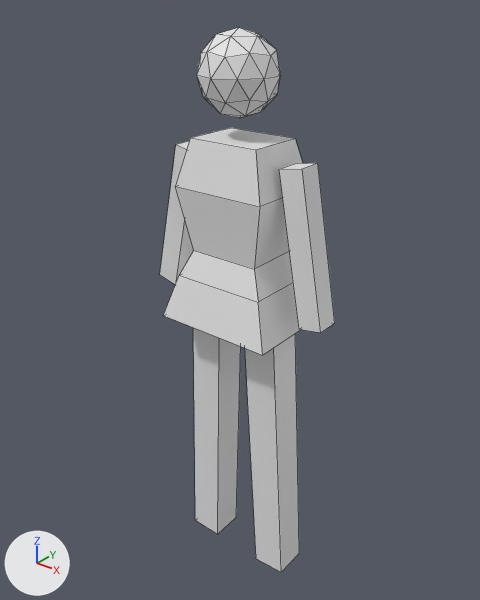
An edit to the Blender file data/character/dummy/dummy.blend, drawn before and after from the same camera.
The view is the same before and after, from a camera (50 mm lens) standing at (2.84, -3.58, 4.86) and looking at (-0.04, 0.02, 2.63). The axes (+X, +Y, +Z) are drawn at lower left. The lights are the same throughout. Mesh edges are drawn as thin lines.

Before the edit, the objects in view are built like this:
```python
me_cube = bpy.data.meshes.new('Cube')
me_cube.from_pydata(...)  # 20 vertices, 18 faces; spans x -1.29..1.29, y -1.29..1.29, z -1.0..1.0
me_cube_002 = bpy.data.meshes.new('Cube.002')
me_cube_002.from_pydata(...)  # a box spanning x -1.0..1.0, y -1.0..1.0, z -1.0..1.0
me_cube_004 = bpy.data.meshes.new('Cube.004')
me_cube_004.from_pydata([(-1.13, -1.0, -1.63), (-1.0, -1.0, 1.0), (-1.13, 1.0, -1.63), (-1.0, 1.0, 1.0), (0.87, -1.0, -1.63), (1.0, -1.0, 1.0), (0.87, 1.0, -1.63), (1.0, 1.0, 1.0)], [], [(0, 1, 3, 2), (2, 3, 7, 6), (6, 7, 5, 4), (4, 5, 1, 0), (2, 6, 4, 0), (7, 3, 1, 5)])
ob_cube = bpy.data.objects.new('Cube', me_cube)
ob_cube.location = (0.0, 0.0, 3.191)
ob_cube.scale = (0.372, 0.292, 0.68)
ob_cube_002 = bpy.data.objects.new('Cube.002', me_cube_002)
ob_cube_002.location = (0.568, 0.0, 3.199)
ob_cube_002.rotation_euler = (0.0, -0.187, 0.0)  # degrees (0, -11, 0)
ob_cube_002.scale = (0.0908, 0.0908, 0.564)
ob_cube_004 = bpy.data.objects.new('Cube.004', me_cube_004)
ob_cube_004.location = (-0.268, 0.0, 1.641)
ob_cube_004.rotation_euler = (0.0, 0.0195, 0.0)  # degrees (0, 1.1, 0)
ob_cube_004.scale = (0.137, 0.137, 0.849)
# also in view: 'Cube.003' at (0.33, 0.0, 1.37); 'Icosphere' at (-0.03, 0.01, 4.28); 'Cube.001' at (-0.58, 0.0, 3.2)
```
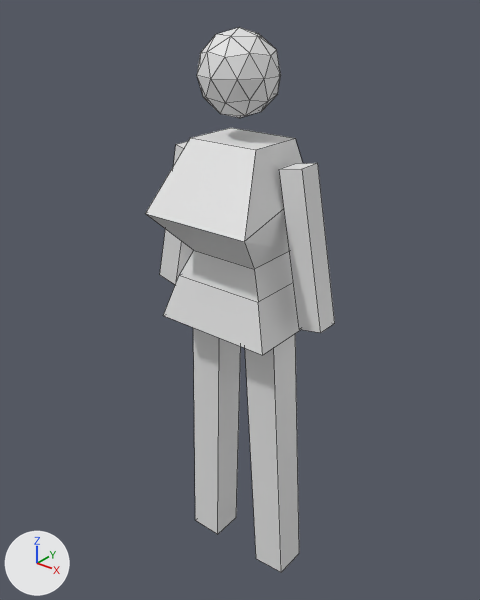
The newer file adds a shape key; the second version is drawn at full value of the shape key 'chest' of 'Cube', and the change is written as the vertex moves it makes.

Changed parts and their boxes (x1, y1, x2, y2) in the pictures (480 x 600 px; the box of a moved part takes in the faces that stretch with it):
```json
{"object": "Cube", "change": "reshaped", "before": [163, 128, 302, 355], "after": [145, 128, 302, 355], "on screen": "13% wider"}
{"part": 1, "of": "me_cube", "change": "moved or reshaped", "before": [175, 138, 302, 269], "after": [145, 138, 302, 269]}
```

Edits to the scene script, one JSON object a line:
```json
{"block": "me_cube", "where": "me_cube.from_pydata(...)  # 20 vertices, 18 faces; spans x -1.29..1.29, y -1.29..1.29, z -1.0..1.0"}
{"block": "me_cube", "where": "# used by ob_cube; location = (0.0, 0.0, 3.191); scale = (0.372, 0.292, 0.68)"}
{"block": "me_cube", "change": "me_cube part 1"}
{"op": "set", "path": "me_cube.vertices[10].co", "old": "(-1.0, -1.0, 0.5)", "new": "(-1.1, -1.92, 0.3)", "note": "pixel (175, 186) -> pixel (145, 213)"}
{"op": "set", "path": "me_cube.vertices[17].co", "old": "(1.0, -1.0, 0.5)", "new": "(1.24, -1.92, 0.3)", "note": "pixel (259, 206) -> pixel (244, 241)"}
```
